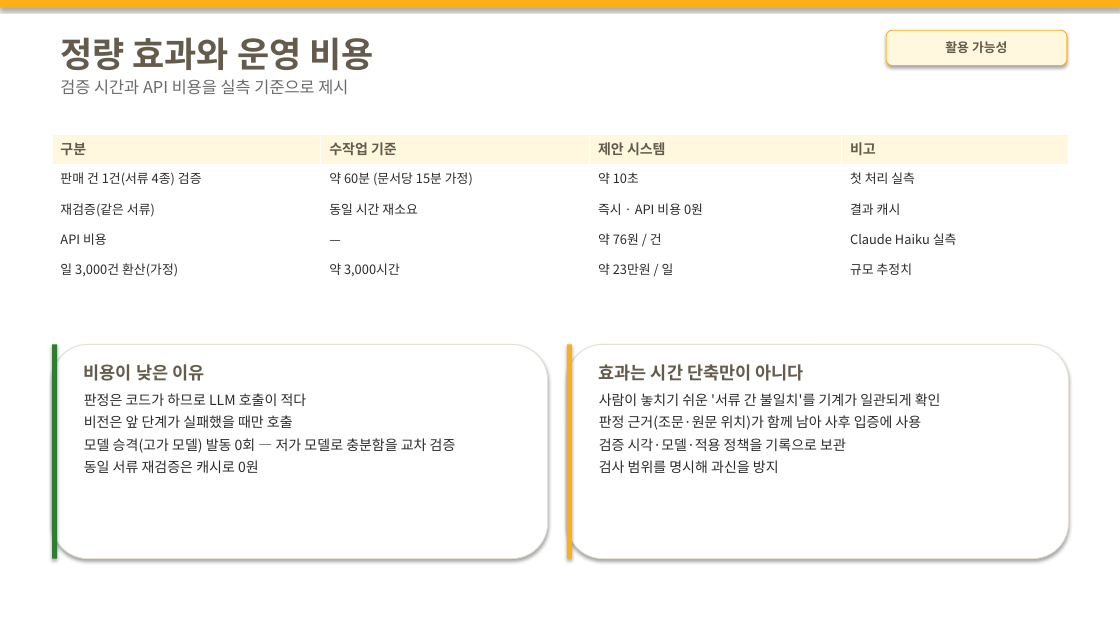
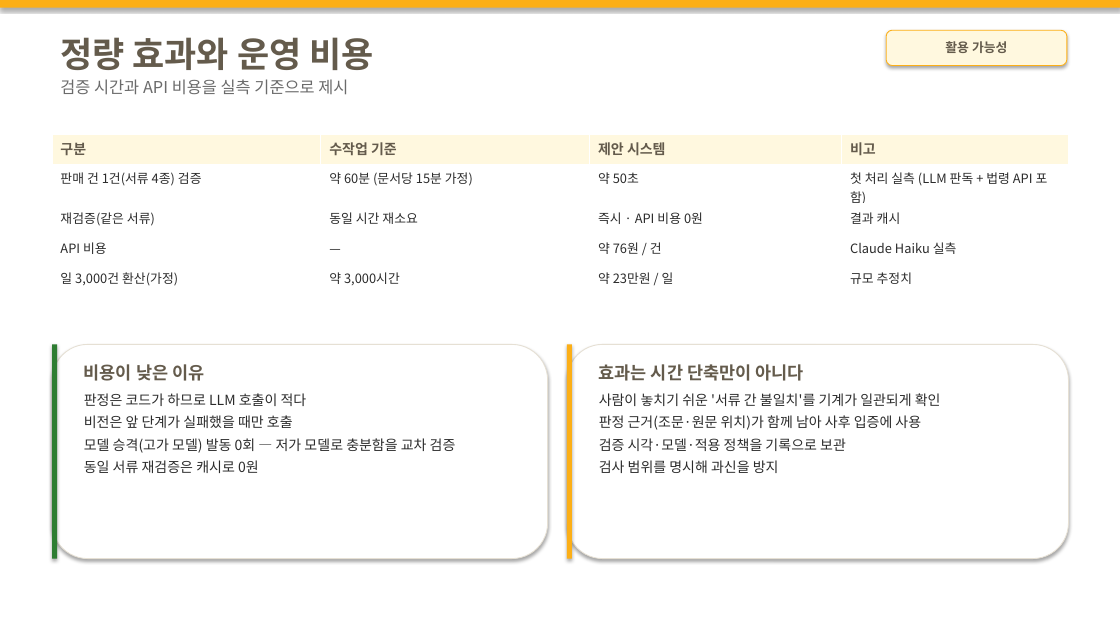
Before and after one commit to M0282/26KBAI_LW, a slide deck: slide 15 of docs/기술설명서_초안.pptx. Drawn at 1120x630 pixels with LibreOffice and Linux fonts; fonts in the diff are those of the drawing. Boxes give left, top, right and bottom in pixels: in the first picture for what was removed or moved away, otherwise in the second. Text is boxed around its words. In the diff, an @@ line names an element or a change of style, - is before the commit and + after.

```diff
--- a/docs/기술설명서_초안.pptx
+++ b/docs/기술설명서_초안.pptx
@@ table at [52, 134, 1069, 290] @@
-row 2, column 3: 약 10초
+row 2, column 3: 약 50초
-row 2, column 4: 첫 처리 실측
+row 2, column 4: 첫 처리 실측 (LLM 판독 + 법령 API 포함)
```
Also in this commit, not shown: 7 other slides changed, 8 other files.
